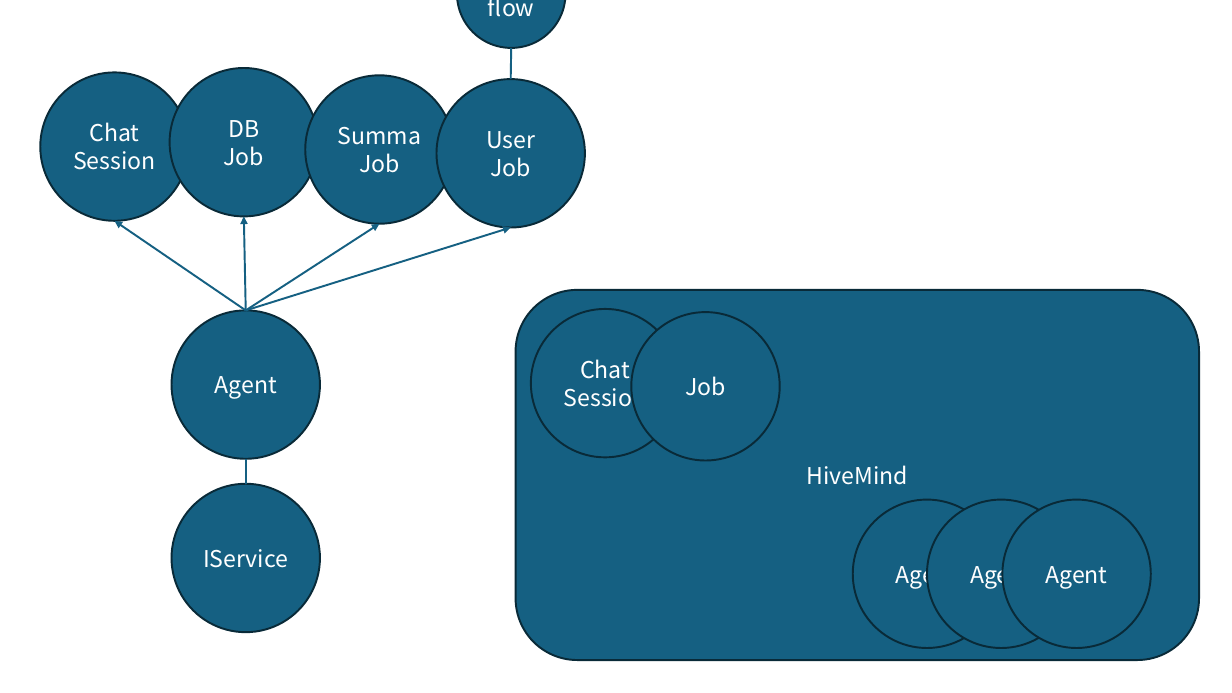
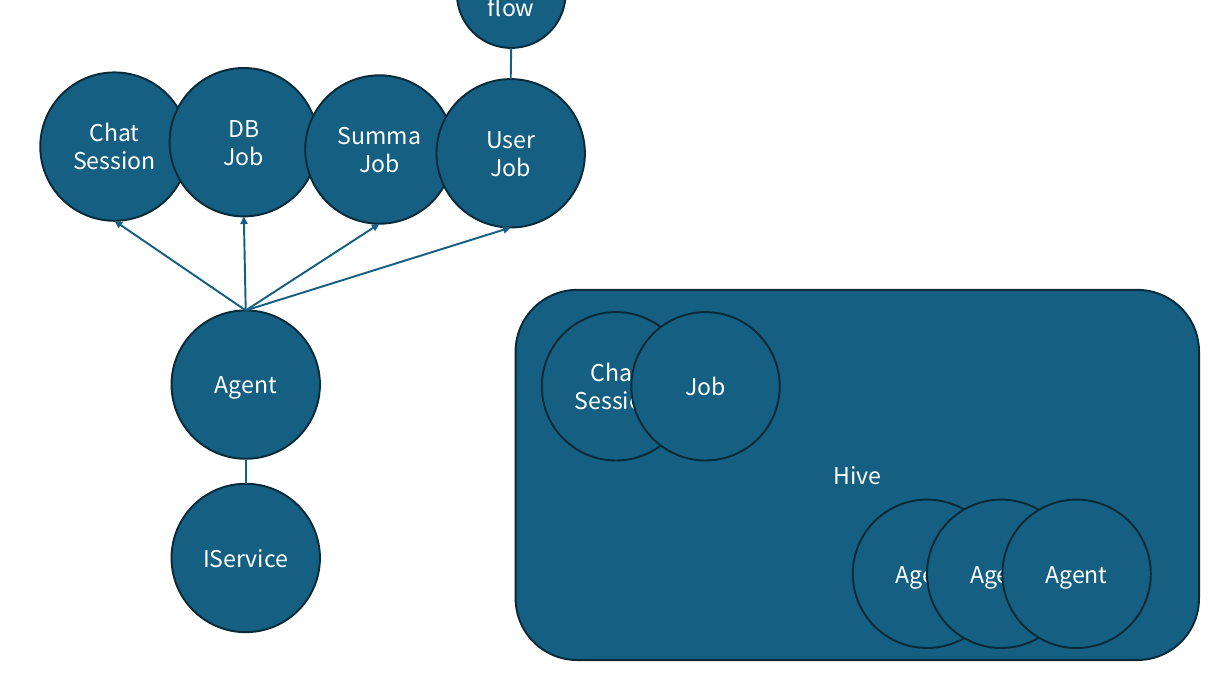
Before and after one commit to iyulab/ironhive, a slide deck: slide 9 of docs/STRUCTURE.pptx (slide 14 before the commit). Drawn at 1232x693 pixels with LibreOffice and Linux fonts; fonts in the diff are those of the drawing. Boxes give left, top, right and bottom in pixels: in the first picture for what was removed or moved away, otherwise in the second. Text is boxed around its words. In the diff, an @@ line names an element or a change of style, - is before the commit and + after.

```diff
--- a/docs/STRUCTURE.pptx
+++ b/docs/STRUCTURE.pptx
@@ ellipse "Chat": place and size @@
-ellipse "Chat" at [531,309,680,457]
+ellipse "Chat" at [542,312,690,461]
@@ text in rounded rectangle at [833,466,881,485]: text changed @@
-HiveMind
+Hive
```
Also in this commit, not shown: 1 other slide changed, 2 slides removed, 42 other files.
